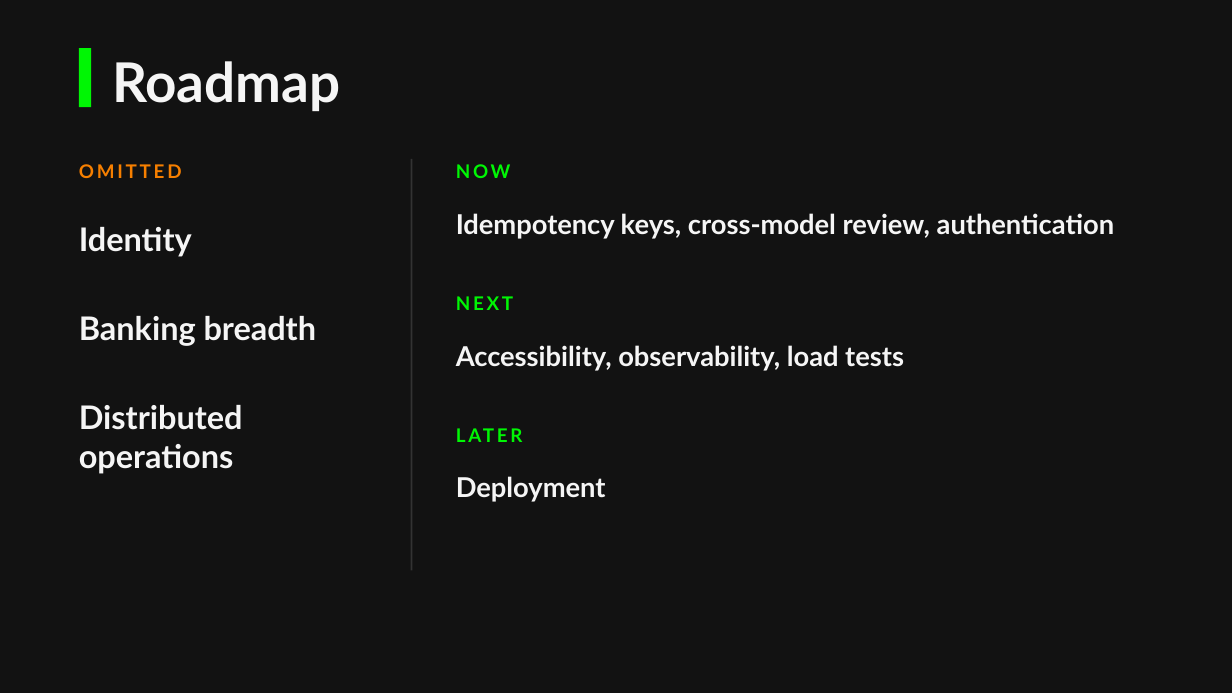
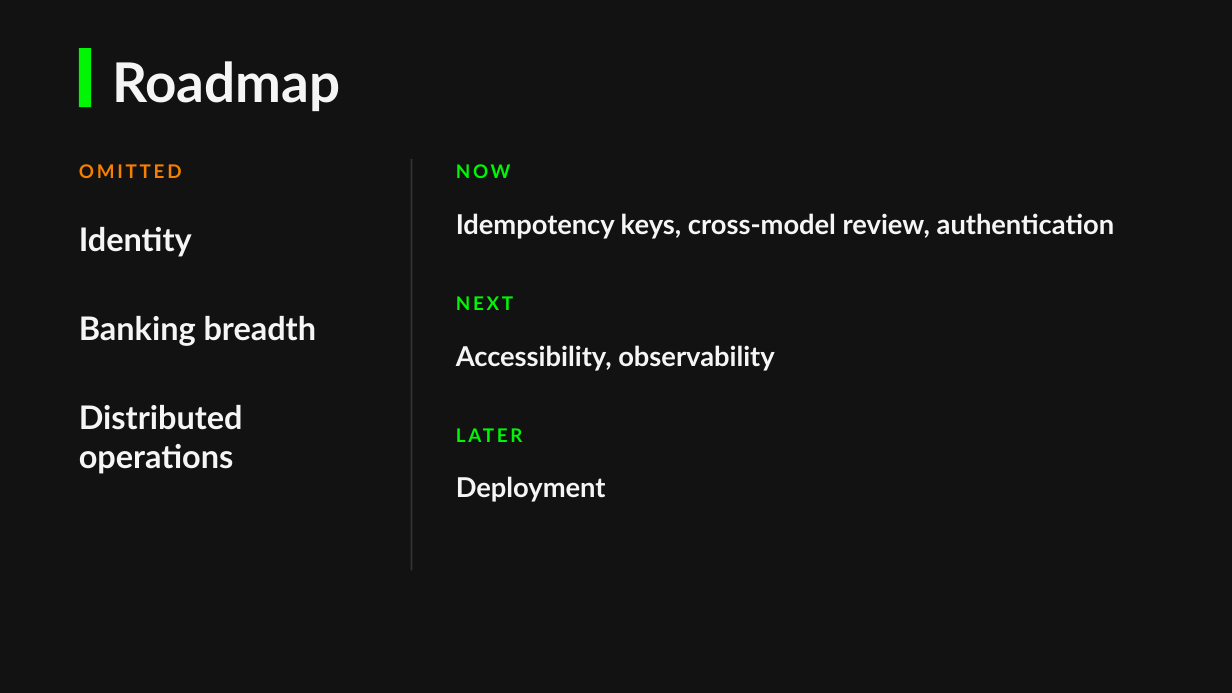
Before and after one commit to johndifini/atm, a slide deck: slide 6 of design/atm-deck.pptx (slide 7 before the commit). Drawn at 1232x693 pixels with LibreOffice and Linux fonts; fonts in the diff are those of the drawing. Boxes give left, top, right and bottom in pixels: in the first picture for what was removed or moved away, otherwise in the second. Text is boxed around its words. In the diff, an @@ line names an element or a change of style, - is before the commit and + after.

```diff
--- a/design/atm-deck.pptx
+++ b/design/atm-deck.pptx
@@ text at box(456, 345, 775, 371): text changed @@
-Accessibility, observability, load tests
+Accessibility, observability
```
Also in this commit, not shown: 1 slide removed, 2 other files.
